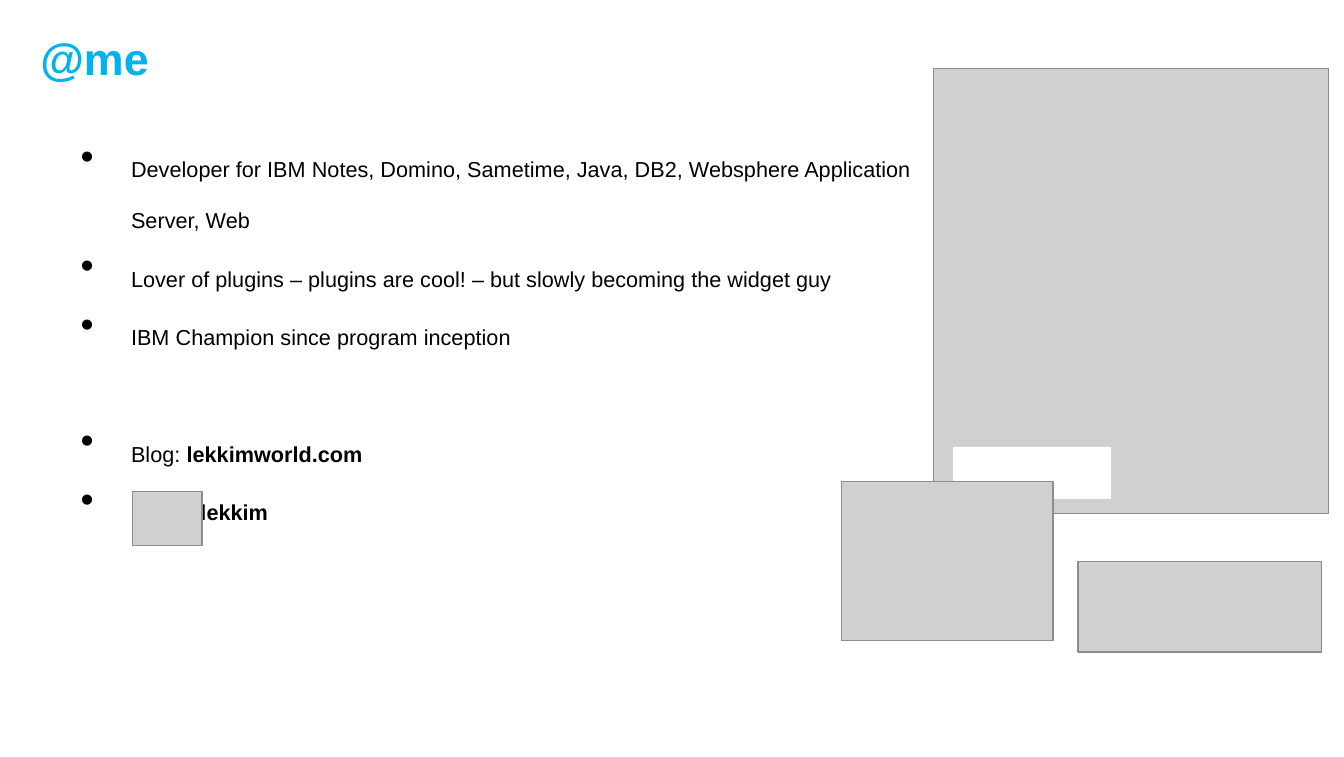
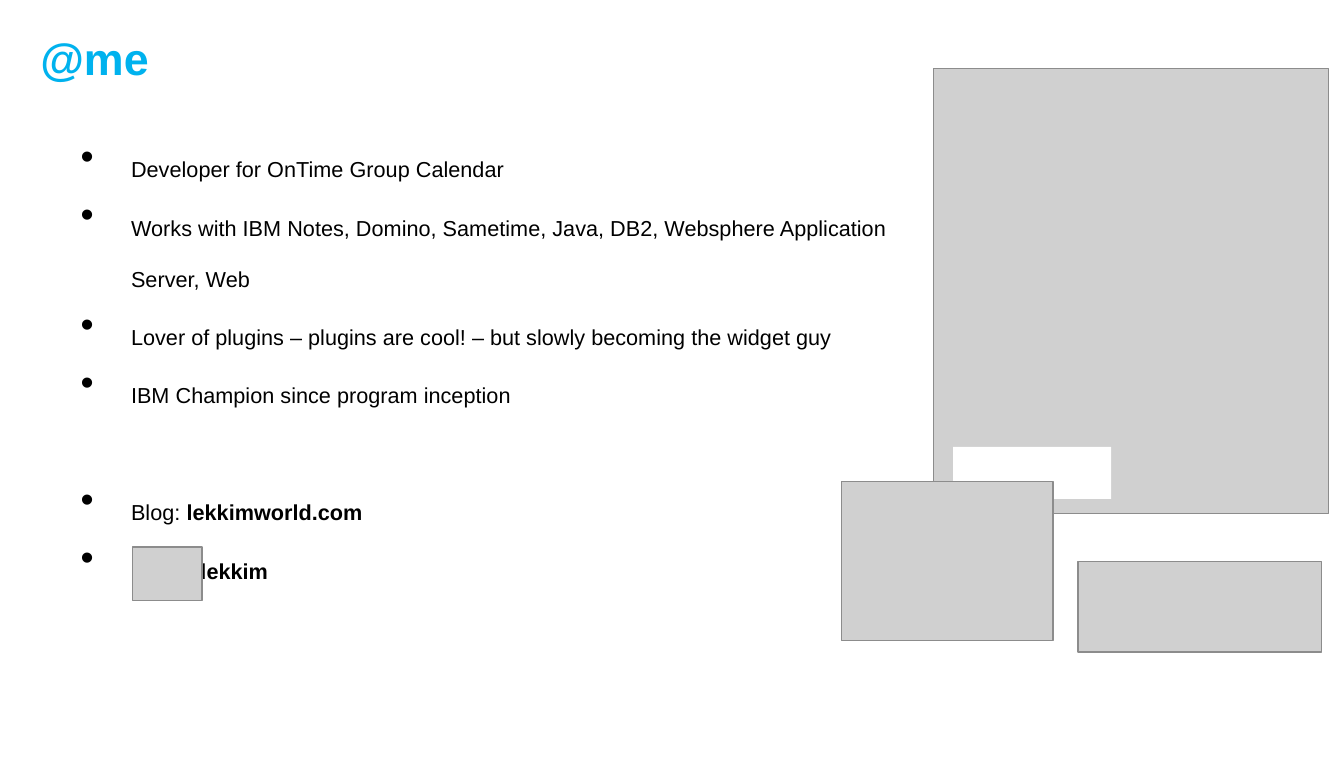
Before and after one commit to lekkimworld/IC14_BP301, a slide deck: slide 2 of BP301 - An introduction to working with the Activity Stream.pptx. Drawn at 1344x757 pixels with LibreOffice and Linux fonts; fonts in the diff are those of the drawing; grey boxes stand for pictures; background and template pictures are left out. Boxes give left, top, right and bottom in pixels: in the first picture for what was removed or moved away, otherwise in the second. Text is boxed around its words. In the diff, an @@ line names an element or a change of style, - is before the commit and + after.

```diff
--- a/BP301 - An introduction to working with the Activity Stream.pptx
+++ b/BP301 - An introduction to working with the Activity Stream.pptx
@@ text at bbox=[131, 161, 886, 290]: text changed @@
-• Developer for IBM Notes, Domino, Sametime, Java, DB2, Websphere Application Server, Web
+• Developer for OnTime Group Calendar
+• Works with IBM Notes, Domino, Sametime, Java, DB2, Websphere Application Server, Web
@@ picture: place and size @@
-picture at bbox=[132, 492, 202, 546]
+picture at bbox=[132, 547, 202, 601]
```
Also in this commit, not shown: 6 other slides changed, 2 other files.
